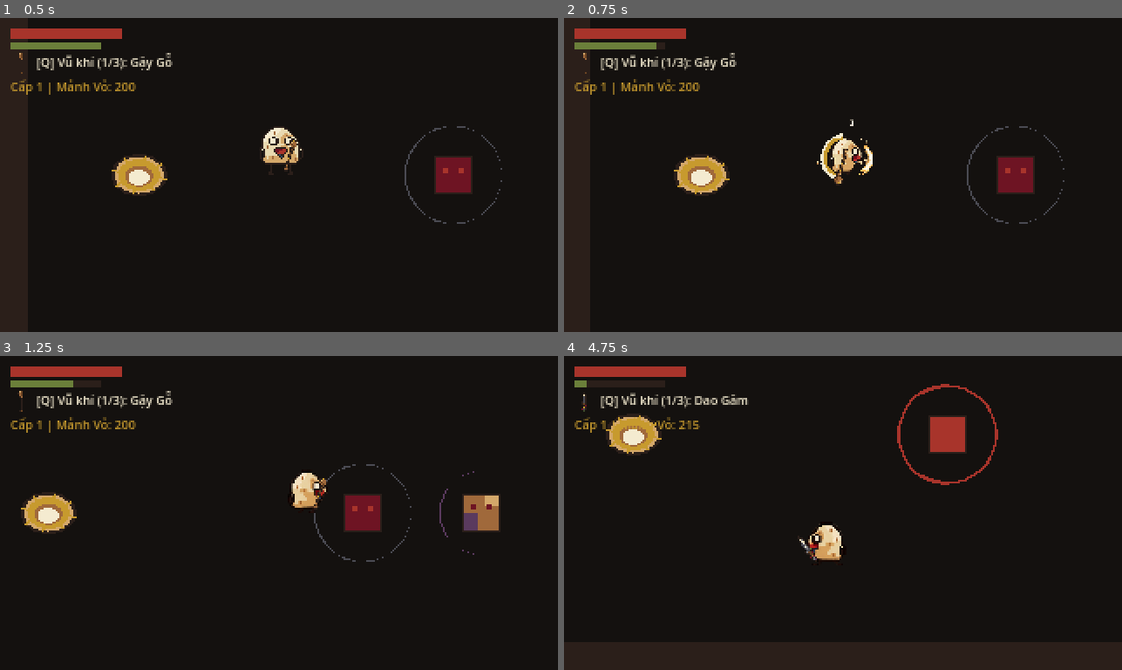
Above: before the commit, frames 1-4 (two rows, left to right).
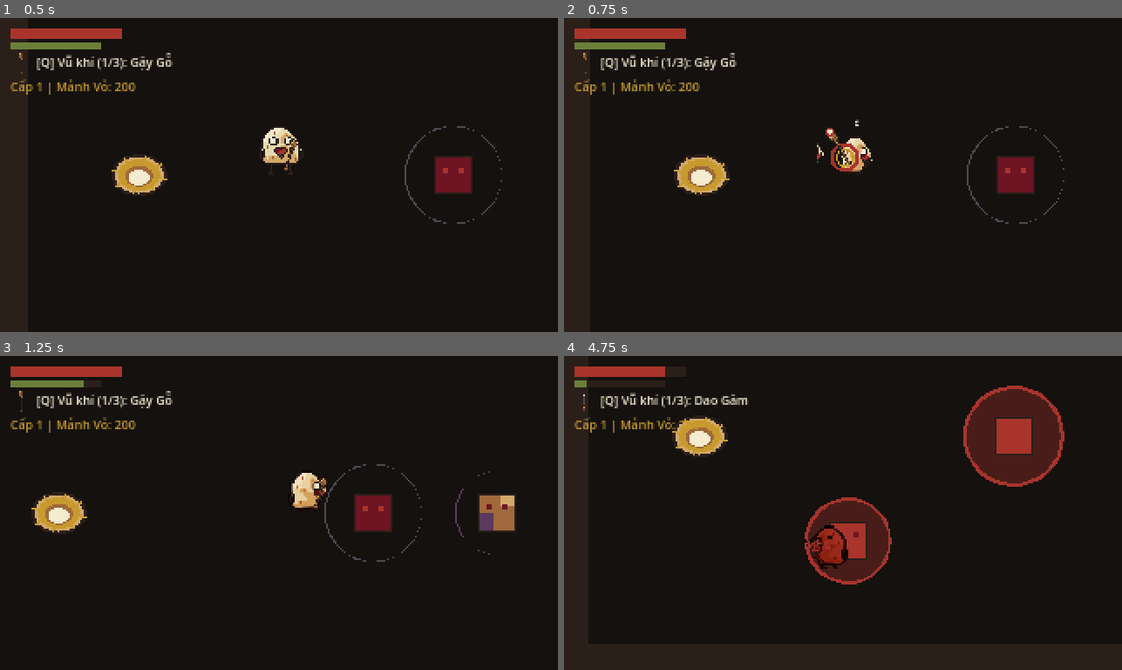
Above: after the commit, the same moments.

Repository: devkhongluong/eggworld
Game: Godot game, scene res://scenes/levels/test_arena.tscn
The game is run twice, just before and just after one commit, with the same random seed, the same clock (stepped at 60 frames per second) and the same inputs.
Inputs (mouse positions are in pixels of both pictures, inside the frame that each line leads up to):
- Up to frame 1 (0.5 s): no input
- Up to frame 2 (0.75 s): tap Enter at 0.5 s; move the mouse to (965, 159) at 0.52 s; hold D (move_right) from 0.53 s (still down); hold J (attack) from 0.53 s (still down)
- Up to frame 3 (1.25 s): keep holding D (move_right); keep holding J (attack); tap Space (dodge) at 0.8 s
- Up to frame 4 (4.75 s): move the mouse to (731, 528) at 1.27 s; release D (move_right) at 1.28 s; release J (attack) at 1.28 s; hold S (move_down) 1.28-2.03 s; tap Space (dodge) at 1.35, 3.8 s; tap L (guard) at 1.55, 4.55 s; move the mouse to (898, 443) at 2.02 s; hold D (move_right) 2.03-2.78 s; hold L (guard) 2.03-2.78 s; tap U (heavy_attack) at 2.3, 2.85 s; move the mouse to (815, 575) at 2.77 s; hold W (move_up) 2.78-3.53 s; tap J (attack) at 3.05 s; move the mouse to (1010, 560) at 3.52 s; hold J (attack) 3.53-4.28 s; hold A (move_left) from 3.53 s (still down); tap Escape (pause) at 4.15 s; move the mouse to (675, 465) at 4.27 s; tap Z (cycle_item) at 4.35 s

Frame 1 is identical in both runs. In frame 2, 1.0% of the frame differs, in the area x 16-56%, y 7-53%; in frame 3, 2.6%; in frame 4, 10%, in the area x 7-90%, y 3-73%.
Error before the commit: Invalid access to property or key 'CAM_DAT' on a base object of type 'Node (palette.gd)'. (res://scripts/player/egg_visual.gd:195)

Commit message:
fix(combat): Sửa lỗi giữ phím attack không vào đòn nặng và nâng cấp hiệu ứng gồng lực

Diff:
--- a/project.godot
+++ b/project.godot
@@ -135,8 +135,6 @@
 ]
 }
 
-
-
 [physics]
 
 3d/physics_engine="Jolt Physics"
--- a/scripts/combat/combat_feedback.gd
+++ b/scripts/combat/combat_feedback.gd
@@ -32,6 +32,15 @@
 			tween.tween_property(camera, "offset", rand_off, duration / 30.0)
 		tween.tween_property(camera, "offset", orig_offset, 0.05)
 
+static func trigger_camera_shake(node: Node, duration: float, intensity: float) -> void:
+	if node == null:
+		return
+	var vp := node.get_viewport()
+	if vp != null:
+		var cam := vp.get_camera_2d()
+		if cam != null:
+			shake_camera(cam, duration, intensity)
+
 static func spawn_floating_text(parent: Node, text: String, world_pos: Vector2, color: Color = Color.WHITE, is_big: bool = false) -> void:
 	if not bool(GameData.get_stat("game_feel", "floating_numbers_enabled", true)):
 		return
--- a/scripts/player/egg_visual.gd
+++ b/scripts/player/egg_visual.gd
@@ -94,9 +94,13 @@
 var heavy_charge_ratio: float = 0.0
 var is_heavy_attack: bool = false
 
-func set_heavy_charging(charging: bool, ratio: float = 0.0) -> void:
+func set_heavy_charging(charging: bool, ratio: float = 0.0, weapon_id: String = "", dir: Vector2 = Vector2.ZERO) -> void:
 	is_heavy_charging = charging
 	heavy_charge_ratio = ratio
+	if weapon_id != "":
+		equipped_weapon_id = weapon_id
+	if dir != Vector2.ZERO:
+		facing_dir = dir
 	queue_redraw()
 
 func start_attack_visual(dir: Vector2, step: int, weapon_id: String = "staff_wood", custom_duration: float = -1.0, is_heavy: bool = false) -> void:
@@ -128,6 +132,9 @@
 
 func _process(delta: float) -> void:
 	var needs_redraw: bool = false
+
+	if is_heavy_charging:
+		needs_redraw = true
 
 	if attack_slash_timer > 0.0:
 		attack_slash_timer -= delta
@@ -191,10 +198,18 @@
 
 	# 3.5 Vẽ vòng hào quang tích lực đòn nặng (Heavy Charge Aura)
 	if is_heavy_charging:
-		var charge_rad: float = 7.0 + heavy_charge_ratio * 7.0
-		draw_arc(Vector2(0, -10), charge_rad, 0.0, TAU, 16, Palette.CAM_DAT, 1.5)
+		var pulse: float = sin(Time.get_ticks_msec() * 0.02) * 1.5
+		var charge_rad: float = 8.0 + heavy_charge_ratio * 9.0 + pulse
+		draw_arc(Vector2(0, -10), charge_rad, 0.0, TAU, 16, Palette.DO_GACH, 1.8)
+		draw_arc(Vector2(0, -10), maxf(3.0, charge_rad - 2.5), 0.0, TAU, 16, Palette.VANG_CO, 1.2)
 		if heavy_charge_ratio >= 0.7:
-			draw_arc(Vector2(0, -10), charge_rad - 2.0, 0.0, TAU, 16, Palette.VANG_CO, 1.0)
+			draw_arc(Vector2(0, -10), maxf(2.0, charge_rad - 4.5), 0.0, TAU, 16, Palette.KEM, 1.5)
+			var t := Time.get_ticks_msec() * 0.008
+			for i in range(4):
+				var a := t + float(i) * (TAU / 4.0)
+				var p1 := Vector2(0, -10) + Vector2(cos(a), sin(a)) * (charge_rad + 2.5)
+				var p2 := Vector2(0, -10) + Vector2(cos(a), sin(a)) * (charge_rad - 2.0)
+				draw_line(p1, p2, Palette.KEM, 1.0)
 
 	# 4. Vẽ diễn hoạt vũ khí & đòn đánh (Hoạt ảnh động)
 	_draw_dynamic_weapon()
@@ -222,12 +237,17 @@
 				var end_ang: float = base_angle - PI * 0.52 if reverse_swing else base_angle + PI * 0.52
 				var cur_ang: float = lerp_angle(start_ang, end_ang, progress)
 
-				# Vệt chém hình vòng cung vàng rực bám theo sau mũi gậy (giảm xuống 2/3)
-				var arc_rad: float = 15.3 if attack_slash_step == 2 else 12.7
+				# Vệt chém hình vòng cung vàng rực bám theo sau mũi gậy (đòn nặng to gấp 1.5x)
+				var arc_rad: float = 19.0 if is_heavy_attack else (15.3 if attack_slash_step == 2 else 12.7)
 				var a1 := minf(start_ang, cur_ang)
 				var a2 := maxf(start_ang, cur_ang)
-				draw_arc(pivot, arc_rad, a1, a2, 14, Palette.KEM, 2.0)
-				draw_arc(pivot, arc_rad - 1.5, a1, a2, 14, Palette.VANG_CO, 1.5)
+				if is_heavy_attack:
+					draw_arc(pivot, arc_rad, a1, a2, 16, Palette.DO_GACH, 3.0)
+					draw_arc(pivot, arc_rad - 2.0, a1, a2, 16, Palette.KEM, 2.0)
+					draw_arc(pivot, arc_rad - 4.0, a1, a2, 16, Palette.VANG_CO, 1.5)
+				else:
+					draw_arc(pivot, arc_rad, a1, a2, 14, Palette.KEM, 2.0)
+					draw_arc(pivot, arc_rad - 1.5, a1, a2, 14, Palette.VANG_CO, 1.5)
 
 				# Vẽ sprite gậy gỗ xoay theo góc chém (scale 2/3)
 				var staff_tex: Texture2D = weapon_textures.get("staff_wood", null)
@@ -289,6 +309,51 @@
 			"unarmed", _:
 				var p_dist: float = lerpf(1.3, 9.3, sin(progress * PI))
 				draw_circle(pivot + aim * p_dist, 2.7, Palette.KEM)
+	elif is_heavy_charging:
+		# --- TRẠNG THÁI GỒNG LỰC: VŨ KHÍ GIƯƠNG CAO TỤ NĂNG LƯỢNG RỰC RỠ ---
+		var shake: float = sin(Time.get_ticks_msec() * 0.045) * (0.8 + heavy_charge_ratio * 1.5)
+		match equipped_weapon_id:
+			"staff_wood", "staff":
+				# Giơ cao gậy chéo về sau, đầu gậy rung lắc tụ năng lượng
+				var ready_ang: float = base_angle - PI * 0.65 * flip_sign + deg_to_rad(shake * 4.0)
+				var staff_tex: Texture2D = weapon_textures.get("staff_wood", null)
+				if staff_tex != null:
+					_draw_weapon_sprite(staff_tex, pivot, ready_ang + PI * 0.5, Vector2(16.0, 24.0), Vector2(0.67, 0.67))
+				else:
+					var staff_dir := Vector2(cos(ready_ang), sin(ready_ang))
+					draw_line(pivot + staff_dir * 2.0, pivot + staff_dir * 16.0, Palette.NAU_DA, 2.0)
+				# Tụ cầu năng lượng ở đầu gậy
+				var tip_pos := pivot + Vector2(cos(ready_ang), sin(ready_ang)) * 17.0
+				draw_circle(tip_pos, 2.5 + heavy_charge_ratio * 2.5, Palette.DO_GACH)
+				draw_circle(tip_pos, 1.5 + heavy_charge_ratio * 1.5, Palette.KEM)
+			"dagger":
+				# Thu dao găm về sau hông, mũi dao chĩa tới trước rung rung
+				var dagger_pos: Vector2 = pivot - aim * (3.0 + heavy_charge_ratio * 3.0) + Vector2(aim.y, -aim.x) * 4.0 * flip_sign
+				var dagger_tex: Texture2D = weapon_textures.get("dagger", null)
+				if dagger_tex != null:
+					_draw_weapon_sprite(dagger_tex, dagger_pos, base_angle + PI * 0.5, Vector2(16.0, 23.0), Vector2(0.67, 0.67))
+				else:
+					draw_line(dagger_pos, dagger_pos + aim * 8.0, Palette.XAM_SAT, 2.0)
+				# Tia sáng nhọn ở mũi dao
+				draw_circle(dagger_pos + aim * 8.0, 1.8 + heavy_charge_ratio * 1.5, Palette.KEM)
+			"sling":
+				# Kéo căng ná tối đa ra sau
+				var sling_pos := pivot + aim * 5.3
+				var pull_dist: float = 4.0 + heavy_charge_ratio * 5.0
+				var pull_pos := pivot - aim * pull_dist + Vector2(0, shake * 0.5)
+				var sling_tex: Texture2D = weapon_textures.get("sling", null)
+				if sling_tex != null:
+					_draw_weapon_sprite(sling_tex, sling_pos, aim.angle() + PI * 0.5, Vector2(16.0, 21.0), Vector2(0.67, 0.67))
+				var fork_l := sling_pos + Vector2(-aim.y, aim.x) * 2.7 + aim * 2.7
+				var fork_r := sling_pos + Vector2(aim.y, -aim.x) * 2.7 + aim * 2.7
+				draw_line(fork_l, pull_pos, Palette.GIAY_DA, 1.2)
+				draw_line(fork_r, pull_pos, Palette.GIAY_DA, 1.2)
+				draw_circle(pull_pos, 2.0 + heavy_charge_ratio * 1.2, Palette.XAM_SAT)
+				draw_circle(pull_pos, 1.0 + heavy_charge_ratio * 1.0, Palette.VANG_CO)
+			"unarmed", "fist", _:
+				var fist_pos: Vector2 = pivot - aim * (3.0 + heavy_charge_ratio * 3.0) + Vector2(aim.y, -aim.x) * 3.0 * flip_sign
+				draw_circle(fist_pos, 2.5 + heavy_charge_ratio * 1.5, Palette.DO_GACH)
+				draw_circle(fist_pos, 1.5, Palette.KEM)
 	else:
 		# --- TRẠNG THÁI NGHỈ: VŨ KHÍ NẰM GỌN BÊN HÔNG / TAY ---
 		var hand_pos: Vector2 = Vector2(5.0 * flip_sign, -8.0)
--- a/scripts/player/player.gd
+++ b/scripts/player/player.gd
@@ -305,7 +305,16 @@
 	# Ẩn hoàn toàn hình khối tạm – sprite đã đủ
 	if visual_node != null and "show_placeholder_body" in visual_node:
 		visual_node.show_placeholder_body = false
-	animated_sprite.visible = true
+	if is_charging_heavy:
+		var dir_suffix := get_direction_suffix(facing_direction)
+		var flip_left: bool = (facing_direction.x < 0 and abs(facing_direction.x) >= abs(facing_direction.y))
+		animated_sprite.flip_h = flip_left
+		var anim_name := "attack_" + dir_suffix
+		if animated_sprite.animation != anim_name:
+			animated_sprite.play(anim_name)
+		animated_sprite.frame = 1
+		animated_sprite.pause()
+		return
 
 	if is_attacking:
 		return  # hoạt ảnh attack đã được bật trong try_attack()
@@ -514,10 +523,10 @@
 	if heavy_spec.is_empty():
 		return
 
-	var cost: float = WeaponDB.calculate_stamina_cost(heavy_spec, current_weapon_data, player_stats)
-	if current_stamina < cost:
+	# Cho phép gồng đòn nếu còn thể lực (> 0)
+	if current_stamina <= 0.0:
 		if debug_combat_log:
-			print("[PLAYER] Không đủ Stamina để gồng đòn nặng! (Cần %.1f, có %.1f)" % [cost, current_stamina])
+			print("[PLAYER] Không đủ Stamina để gồng đòn nặng! (Cần > 0, có %.1f)" % current_stamina)
 		return
 
 	is_charging_heavy = true
@@ -526,13 +535,48 @@
 	combat_state.current_state = CombatState.State.HEAVY_CHARGE
 
 	if visual_node != null and visual_node.has_method("set_heavy_charging"):
-		visual_node.set_heavy_charging(true, 0.0)
+		visual_node.set_heavy_charging(true, 0.0, current_weapon_id, facing_direction)
+
+	if animated_sprite != null:
+		var dir_suffix := get_direction_suffix(facing_direction)
+		var flip_left: bool = (facing_direction.x < 0 and abs(facing_direction.x) >= abs(facing_direction.y))
+		animated_sprite.flip_h = flip_left
+		var anim_name := "attack_" + dir_suffix
+		if animated_sprite.animation != anim_name:
+			animated_sprite.play(anim_name)
+		animated_sprite.frame = 1
+		animated_sprite.pause()
 
 	if debug_combat_log:
 		print("[PLAYER] Bắt đầu gồng đòn nặng (%s)..." % current_weapon_id)
 
 func process_heavy_charge(delta: float) -> void:
 	if not is_charging_heavy:
+		return
+
+	# Cho phép điều chỉnh hướng đánh trong khi gồng
+	var input_vector: Vector2 = Input.get_vector("move_left", "move_right", "move_up", "move_down")
+	if input_vector != Vector2.ZERO:
+		facing_direction = input_vector.normalized()
+		var dir_suffix := get_direction_suffix(facing_direction)
+		var flip_left: bool = (facing_direction.x < 0 and abs(facing_direction.x) >= abs(facing_direction.y))
+		animated_sprite.flip_h = flip_left
+		var anim_name := "attack_" + dir_suffix
+		if animated_sprite.animation != anim_name:
+			animated_sprite.play(anim_name)
+		animated_sprite.frame = 1
+		animated_sprite.pause()
+		if visual_node != null and visual_node.has_method("set_equipped_weapon"):
+			visual_node.set_equipped_weapon(current_weapon_id, facing_direction)
+
+	# Hủy gồng bằng lăn né (dodge cancel)
+	if Input.is_action_just_pressed("dodge"):
+		is_charging_heavy = false
+		if visual_node != null and visual_node.has_method("set_heavy_charging"):
+			visual_node.set_heavy_charging(false, 0.0, current_weapon_id, facing_direction)
+		if animated_sprite != null:
+			animated_sprite.play()
+		try_dodge(input_vector)
 		return
 
 	heavy_charge_timer += delta
@@ -542,7 +586,7 @@
 
 	heavy_charge_ratio = clampf((heavy_charge_timer - c_min) / maxf(0.01, c_max - c_min), 0.0, 1.0)
 	if visual_node != null and visual_node.has_method("set_heavy_charging"):
-		visual_node.set_heavy_charging(true, heavy_charge_ratio)
+		visual_node.set_heavy_charging(true, heavy_charge_ratio, current_weapon_id, facing_direction)
 
 	# Nhả phím hoặc đạt ngưỡng tối đa thì ra đòn
 	var button_down: bool = Input.is_action_pressed("attack") or Input.is_physical_key_pressed(KEY_U) or Input.is_action_pressed("heavy_attack")
@@ -555,19 +599,17 @@
 
 	is_charging_heavy = false
 	if visual_node != null and visual_node.has_method("set_heavy_charging"):
-		visual_node.set_heavy_charging(false, 0.0)
+		visual_node.set_heavy_charging(false, 0.0, current_weapon_id, facing_direction)
 
 	var heavy_spec: Dictionary = current_weapon_data.get("heavy", {})
 	if heavy_spec.is_empty():
 		combat_state.current_state = CombatState.State.IDLE
+		if animated_sprite != null:
+			animated_sprite.play()
 		return
 
 	var cost: float = WeaponDB.calculate_stamina_cost(heavy_spec, current_weapon_data, player_stats)
-	if current_stamina < cost:
-		combat_state.current_state = CombatState.State.IDLE
-		return
-
-	current_stamina -= cost
+	current_stamina = maxf(0.0, current_stamina - cost)
 	stamina_changed.emit(current_stamina, max_stamina)
 	stamina_delay_timer = stamina_recovery_delay
 
@@ -598,6 +640,9 @@
 	var attack_duration: float = float(total_frames) * LOGIC_FRAME_TIME
 	if visual_node != null and visual_node.has_method("start_attack_visual"):
 		visual_node.start_attack_visual(facing_direction, 2, current_weapon_id, attack_duration, true)
+
+	# Rung nhẹ camera khi tung đòn nặng
+	CombatFeedback.trigger_camera_shake(self, 0.12, 2.5)
 
 	if debug_combat_log:
 		print("[PLAYER] TUNG ĐÒN NẶNG (%s)! Tỉ lệ gồng: %.0f%%, Tiêu hao: %.1f Stamina" % [
@@ -690,9 +735,17 @@
 
 	# Kiểm tra nếu giữ nút attack trong giai đoạn startup của đòn nhẹ -> chuyển sang gồng đòn nặng
 	if not is_heavy_attack and combat_state.attack_phase == CombatState.AttackPhase.STARTUP:
-		if Input.is_action_pressed("attack"):
+		var is_attack_held: bool = Input.is_action_pressed("attack") or Input.is_action_pressed("heavy_attack") or Input.is_physical_key_pressed(KEY_U)
+		if is_attack_held:
 			attack_button_held_time += delta
 			if attack_button_held_time >= heavy_hold_threshold:
+				# Hoàn trả thể lực của đòn nhẹ trước khi sang gồng đòn nặng
+				var chain: Array = current_weapon_data.get("light_chain", [])
+				if combo_step < chain.size():
+					var l_spec: Dictionary = chain[combo_step]
+					var l_cost: float = WeaponDB.calculate_stamina_cost(l_spec, current_weapon_data, player_stats)
+					current_stamina = minf(max_stamina, current_stamina + l_cost)
+					stamina_changed.emit(current_stamina, max_stamina)
 				end_attack(false)
 				start_heavy_charge()
 				return
@@ -728,10 +781,15 @@
 		CombatState.AttackPhase.STARTUP:
 			combat_state.attack_frame += 1
 			if combat_state.attack_frame >= startup_frames:
-				combat_state.attack_phase = CombatState.AttackPhase.ACTIVE
-				combat_state.current_state = CombatState.State.ATTACK_ACTIVE
-				combat_state.attack_frame = 0
-				_enter_active_phase(spec)
+				var is_attack_held: bool = Input.is_action_pressed("attack") or Input.is_action_pressed("heavy_attack") or Input.is_physical_key_pressed(KEY_U)
+				if is_attack_held and not is_heavy_attack and attack_button_held_time < heavy_hold_threshold:
+					# Giữ nguyên ở khung cuối của pha startup để chờ xem người chơi nhả hay giữ
+					combat_state.attack_frame = startup_frames - 1
+				else:
+					combat_state.attack_phase = CombatState.AttackPhase.ACTIVE
+					combat_state.current_state = CombatState.State.ATTACK_ACTIVE
+					combat_state.attack_frame = 0
+					_enter_active_phase(spec)
 
 		CombatState.AttackPhase.ACTIVE:
 			combat_state.attack_frame += 1
@@ -1022,7 +1080,7 @@
 
 				# Game Feel
 				CombatFeedback.trigger_hit_stop(get_tree(), 0.12)
-				shake_camera(float(GameData.get_stat("game_feel", "camera_shake_parry_duration", 0.25)), float(GameData.get_stat("game_feel", "camera_shake_parry_intensity", 6.0)))
+				CombatFeedback.trigger_camera_shake(self, float(GameData.get_stat("game_feel", "camera_shake_parry_duration", 0.25)), float(GameData.get_stat("game_feel", "camera_shake_parry_intensity", 6.0)))
 				CombatFeedback.spawn_floating_text(get_parent(), "ĐỠ KHÉO!", global_position + Vector2(0, -14), Palette.VANG_CO, true)
 
 				modulate = Palette.KEM
@@ -1088,7 +1146,7 @@
 			print("[COMBAT] Player bị vỡ poise! Choáng trong %.2fs!" % player_stagger_duration)
 
 		# Rung camera và floating text khi Player nhận đòn
-		shake_camera(float(GameData.get_stat("game_feel", "camera_shake_player_hurt_duration", 0.20)), float(GameData.get_stat("game_feel", "camera_shake_player_hurt_intensity", 3.5)))
+		CombatFeedback.trigger_camera_shake(self, float(GameData.get_stat("game_feel", "camera_shake_player_hurt_duration", 0.20)), float(GameData.get_stat("game_feel", "camera_shake_player_hurt_intensity", 3.5)))
 		CombatFeedback.spawn_floating_text(get_parent(), str(final_damage), global_position, Palette.DO_GACH)
 
 	current_hp = maxi(0, current_hp - final_damage)
--- a/tools/test_combat_stage_b.gd
+++ b/tools/test_combat_stage_b.gd
@@ -18,26 +18,24 @@
 	test_critical_hit()
 	test_parry()
 	test_heavy_attack_spec()
+	test_hold_to_charge_transition()
 
 	log_msg("\n>>> TẤT CẢ KIỂM THỬ GIAI ĐOẠN B ĐÃ THÀNH CÔNG VƯỢT TRỘI! <<<")
-
-	var f := FileAccess.open("res://test_stage_b_report.txt", FileAccess.WRITE)
-	if f != null:
-		f.store_string("\n".join(log_lines))
-		f.close()
 
 	get_tree().quit(0)
 
 func assert_true(condition: bool, msg: String) -> void:
 	if not condition:
 		log_msg("  [FAIL] " + msg)
-		var f := FileAccess.open("res://test_stage_b_report.txt", FileAccess.WRITE)
-		if f != null:
-			f.store_string("\n".join(log_lines))
-			f.close()
 		get_tree().quit(1)
 	else:
 		log_msg("  [PASS] " + msg)
+
+func assert_eq(a, b, msg: String) -> void:
+	assert_true(a == b, msg + " (%s == %s)" % [str(a), str(b)])
+
+func assert_false(condition: bool, msg: String) -> void:
+	assert_true(not condition, msg)
 
 func test_behavior_tracker_rules() -> void:
 	print("\n--- 1. Kiểm thử Quy tắc Bộ Đếm Hành Vi & Thẻ Behavior Tag ---")
@@ -181,3 +179,37 @@
 		var dmg_min = WeaponDB.calculate_damage(w, h, {"STR": 10, "DEX": 10}, 0.0)
 		var dmg_max = WeaponDB.calculate_damage(w, h, {"STR": 10, "DEX": 10}, 1.0)
 		assert_true(dmg_max >= dmg_min, "Sát thương gồng tối đa >= sát thương gồng tối thiểu (%d >= %d)" % [dmg_max, dmg_min])
+
+func test_hold_to_charge_transition() -> void:
+	print("\n--- 7. Kiểm thử Giữ Nút Attack Chuyển Sang Gồng Đòn Nặng ---")
+	var player_scene = load("res://scenes/player/player.tscn")
+	var player = player_scene.instantiate()
+	add_child(player)
+	player.current_stamina = 80.0
+	player.equip_weapon_to_active_slot("staff_wood")
+
+	# Bắt đầu đòn đánh nhẹ (step 0)
+	player.try_attack()
+	assert_true(player.is_attacking, "Nhân vật đã vào trạng thái tấn công")
+	assert_eq(player.combat_state.attack_phase, CombatState.AttackPhase.STARTUP, "Pha đầu tiên là STARTUP")
+
+	# Giả lập giữ nút attack trong 0.20s (vượt quá heavy_hold_threshold 0.18s)
+	Input.action_press("attack")
+	for f in range(12):
+		player.process_attack_logic(1.0 / 60.0)
+
+	assert_true(player.is_charging_heavy, "Nhân vật đã tự động chuyển sang gồng đòn nặng (is_charging_heavy = true)")
+	assert_eq(player.combat_state.current_state, CombatState.State.HEAVY_CHARGE, "Trạng thái combat là HEAVY_CHARGE")
+
+	# Giả lập gồng thêm 0.3s
+	player.process_heavy_charge(0.3)
+	assert_true(player.heavy_charge_ratio > 0.0, "Tỉ lệ gồng tăng lên sau thời gian giữ")
+
+	# Nhả nút attack -> phóng đòn nặng
+	Input.action_release("attack")
+	player.process_heavy_charge(0.01)
+	assert_false(player.is_charging_heavy, "Thoát trạng thái gồng sau khi nhả nút")
+	assert_true(player.is_attacking, "Đang tung đòn tấn công sau khi nhả gồng")
+	assert_true(player.is_heavy_attack, "Đòn đánh tung ra là đòn nặng (is_heavy_attack = true)")
+
+	player.queue_free()
